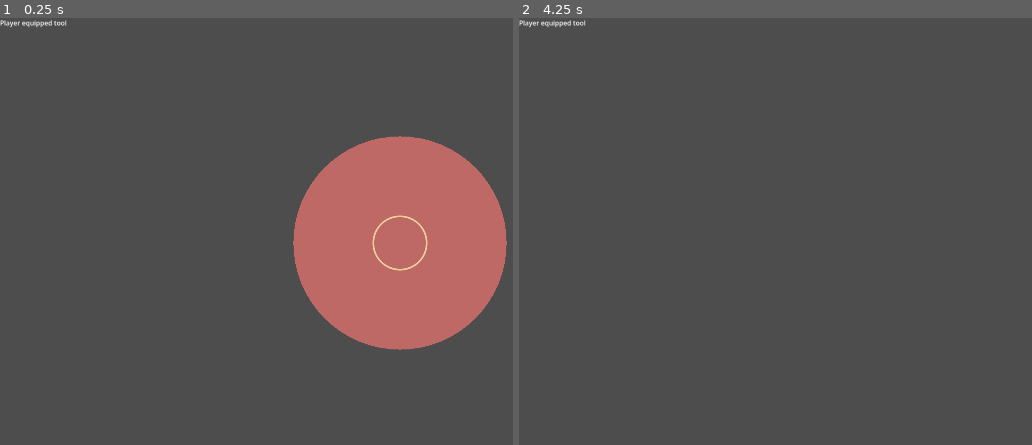
Above: before the commit, frames 1-2 (left to right).
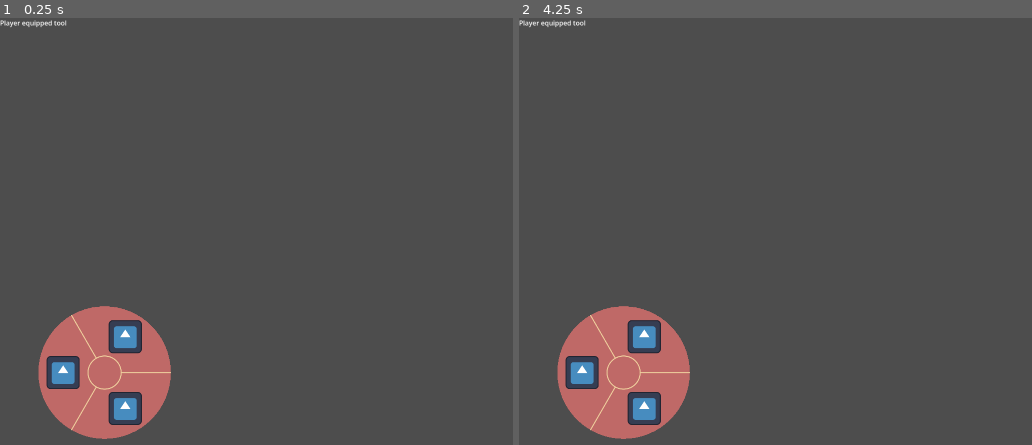
Above: after the commit, the same moments.

Repository: zoebiscuit/HarvestGameJam
Game: Godot game, scene res://node_2d.tscn
Two runs of this game, one before a commit and one after it. Both use one fixed random seed, a clock stepped at 60 frames per second and the inputs below. The engine's default icon, where the game draws it, is replaced by a stand-in: a white triangle on a blue panel in a dark square.
Inputs (mouse positions are in pixels of both pictures, inside the frame that each line leads up to):
- Up to frame 1 (0.25 s): no input
- Up to frame 2 (4.25 s): tap Enter at 0.5, 2, 3.5 s; move the mouse to (outside the picture) at 0.52 s; hold Right 0.53-1.28 s; tap Alt at 0.6, 2.1, 3.6 s; click (outside the picture) at 0.67 s; tap Space at 1.25, 2.75 s; move the mouse to (760, 265) at 1.27 s; hold Down 1.28-2.03 s; tap Shift at 1.35, 2.85 s; click (760, 265) at 1.42 s; move the mouse to (1001, 146) at 2.02 s; hold Right 2.03-2.78 s; click (1001, 146) at 2.17 s; move the mouse to (878, 333) at 2.77 s; hold Up 2.78-3.53 s; click (878, 333) at 2.92 s; move the mouse to (outside the picture) at 3.52 s; hold Left from 3.53 s (still down); click (outside the picture) at 3.67 s; tap M (menu) at 4.15 s

The runs differ from the first frame. In frame 1, 22% of the frame differs, in the area x 7-99%, y 27-99%; in frame 2, 5.8%.

Commit message:
FIxed highlight on selection, added count for each item

Diff:
--- a/harvest/node_2d.tscn
+++ b/harvest/node_2d.tscn
@@ -2,7 +2,6 @@
 
 [ext_resource type="Script" uid="uid://b3f5hqqfqiau6" path="res://ui.gd" id="1_0e48y"]
 [ext_resource type="PackedScene" uid="uid://1w7jfqtblo6k" path="res://selection_wheel.tscn" id="1_wtcfe"]
-[ext_resource type="Script" uid="uid://5g0trtfgfiyl" path="res://wheel_option.gd" id="3_epypp"]
 
 [node name="Main" type="Node" unique_id=27969217]
 
@@ -15,5 +14,8 @@
 text = "Player equipped tool"
 
 [node name="SelectionWheel" parent="UI" unique_id=1889418954 instance=ExtResource("1_wtcfe")]
-highlight_color = Color(0, 0, 0, 1)
-options = Array[ExtResource("3_epypp")]([])
+offset_left = -709.0
+offset_top = 311.0
+offset_right = -709.0
+offset_bottom = 311.0
+scale = Vector2(0.6212281, 0.6212281)
--- a/harvest/project.godot
+++ b/harvest/project.godot
@@ -12,7 +12,7 @@
 
 config/name="Harvest"
 run/main_scene="uid://dbsmgjxiiw0hg"
-config/features=PackedStringArray("4.6", "GL Compatibility")
+config/features=PackedStringArray("4.7", "GL Compatibility")
 config/icon="res://icon.svg"
 
 [display]
--- a/harvest/selection_wheel.gd
+++ b/harvest/selection_wheel.gd
@@ -1,5 +1,7 @@
 @tool #runs in editor first
 extends Control
+
+@onready var count: Label = $Count
 
 const SPRITE_SIZE = Vector2(128,128)
 
@@ -36,9 +38,9 @@
 				true
 			)
 
-		if select == 0:
-			draw_circle(Vector2.ZERO, inner_radius, highlight_color)
-
+		#if select == 0:
+			#draw_circle(Vector2.ZERO, inner_radius, highlight_color)
+			#
 
 		draw_texture_rect_region(
 			options[0].atlas,
@@ -52,7 +54,7 @@
 			var mid_rads = (start_rads + end_rads)/2.0 * -1
 			var radius_mid = (inner_radius + outer_radius)/2
 
-			if select==1:
+			if select == i:
 				var points_per_arc = 32
 				var points_inner = PackedVector2Array()
 				var points_outer = PackedVector2Array()
@@ -69,7 +71,6 @@
 				)
 
 
-
 			var draw_pos = radius_mid * Vector2.from_angle(mid_rads) + offset
 			draw_texture_rect_region(
 				options[i].atlas,
@@ -77,14 +78,21 @@
 				options[i].region
 			)
 
+
 func _process(delta):
 	var mouse_pos = get_local_mouse_position()
 	var mouse_radius = mouse_pos.length()
 
-	if mouse_radius < inner_radius:
+	if mouse_radius > outer_radius:
 		select = 0
 	else:
 		var mouse_rads = fposmod(mouse_pos.angle()* -1, TAU)
 		select = ceil((mouse_rads/TAU)*(len(options)-1)) #ceil = round up (integer wise)
 
+	if is_instance_valid(count) and select > 0 and select < len(options) and options[select] != null:
+		count.text = str(options[select].count)
+
+	if is_instance_valid(count) and mouse_radius > outer_radius:
+		count.text = ""
+
 	queue_redraw()
--- a/harvest/selection_wheel.tscn
+++ b/harvest/selection_wheel.tscn
@@ -16,6 +16,7 @@
 region = Rect2(0, 0, 128, 128)
 script = ExtResource("2_0isde")
 name = "None"
+count = 12
 metadata/_custom_type_script = "uid://5g0trtfgfiyl"
 
 [sub_resource type="AtlasTexture" id="AtlasTexture_1b50i"]
@@ -23,12 +24,14 @@
 region = Rect2(0, 0, 128, 128)
 script = ExtResource("2_0isde")
 name = "None"
+count = 14
 metadata/_custom_type_script = "uid://5g0trtfgfiyl"
 
 [sub_resource type="AtlasTexture" id="AtlasTexture_6tlpn"]
 atlas = ExtResource("3_1b50i")
 region = Rect2(0, 0, 128, 128)
 script = ExtResource("2_0isde")
+count = 34
 metadata/_custom_type_script = "uid://5g0trtfgfiyl"
 
 [node name="SelectionWheel" type="Control" unique_id=1889418954]
@@ -45,3 +48,15 @@
 line_color = Color(0.9337432, 0.80241466, 0.61314154, 1)
 highlight_color = Color(0.7294118, 0, 0, 1)
 options = Array[ExtResource("2_0isde")]([SubResource("AtlasTexture_v5lg8"), SubResource("AtlasTexture_0isde"), SubResource("AtlasTexture_1b50i"), SubResource("AtlasTexture_6tlpn")])
+
+[node name="Count" type="Label" parent="." unique_id=1779747234]
+layout_mode = 0
+offset_left = -40.0
+offset_top = -40.0
+offset_right = 40.0
+offset_bottom = 40.0
+theme_override_font_sizes/font_size = 49
+text = "##"
+horizontal_alignment = 1
+vertical_alignment = 1
+clip_text = true
--- a/harvest/ui.gd
+++ b/harvest/ui.gd
@@ -1,7 +1,11 @@
 extends CanvasLayer
 
-func _process(delta: float) -> void:
-	if Input.is_action_just_pressed("menu"):
-		$SelectionWheel.show()
-	elif Input.is_action_just_released("menu"):
-		$SelectionWheel.hide()
+func _ready() -> void:
+	$SelectionWheel.show()
+
+
+#func _process(delta: float) -> void:
+	#if Input.is_action_just_pressed("menu"):
+		#$SelectionWheel.show()
+	#elif Input.is_action_just_released("menu"):
+		#$SelectionWheel.hide()
--- a/harvest/wheel_option.gd
+++ b/harvest/wheel_option.gd
@@ -2,3 +2,16 @@
 class_name WheelOption
 
 @export var name = ""
+@export var count := 0
+
+func add_amount(amount: int)-> void:
+	count += amount
+	return
+
+func remove_amount(amount: int)-> void:
+
+	if count - amount < 0:
+		count = 0
+	else: count -= amount
+
+	return
